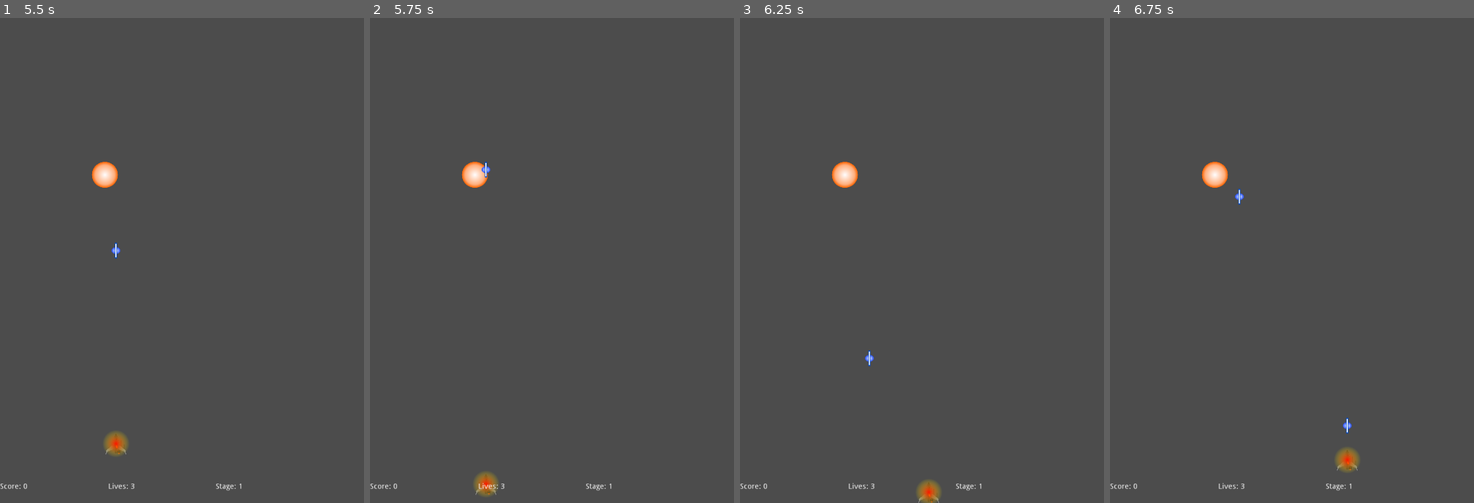
Above: before the commit, frames 1-4 (left to right).
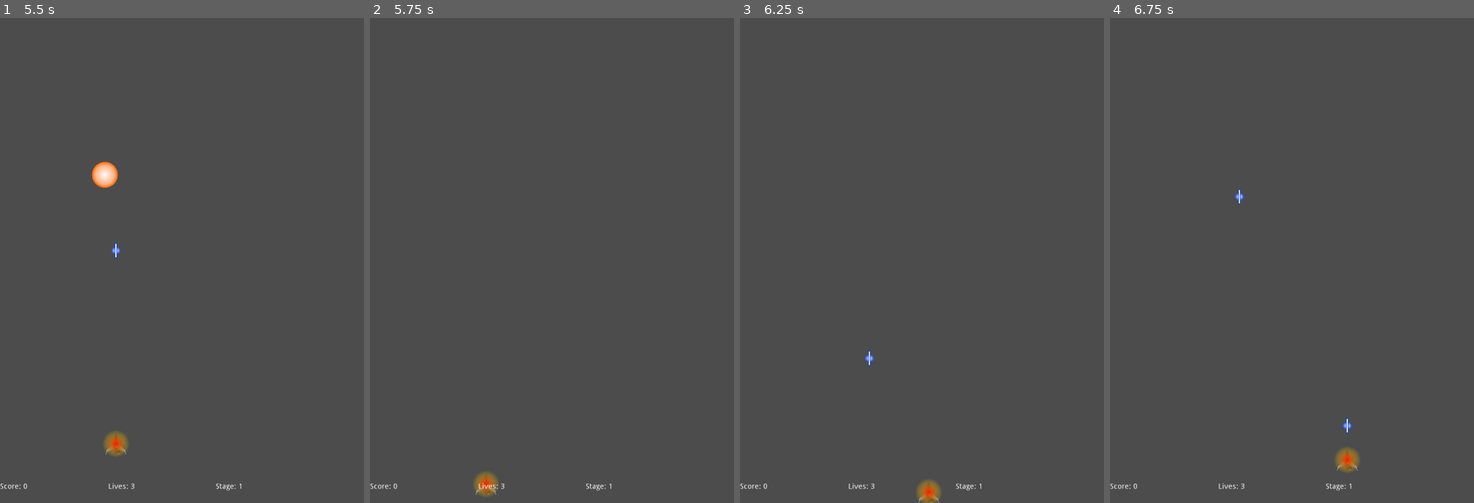
Above: after the commit, the same moments.

Repository: Imacds/ship-project-cs4700
Game: Godot game, scene res://Root.tscn
The game is run twice, just before and just after one commit, with the same random seed, the same clock (stepped at 60 frames per second) and the same inputs.
Inputs:
- Up to frame 1 (5.5 s): hold D (move_right) 0.53-1.28 s; tap Space (shoot) every 0.75 s from 0.6 to 5.1 s; hold S (move_down) 1.28-2.03 s; tap Enter at 2 s; hold D (move_right) 2.03-2.78 s; hold W (move_up) 2.78-3.53 s; hold A (move_left) 3.53-5.03 s; hold S (move_down) from 5.03 s (still down)
- Up to frame 2 (5.75 s): keep holding S (move_down)
- Up to frame 3 (6.25 s): release S (move_down) at 5.78 s; hold D (move_right) from 5.78 s (still down); tap Space (shoot) at 5.85 s
- Up to frame 4 (6.75 s): release D (move_right) at 6.53 s; hold W (move_up) from 6.53 s (still down); tap Space (shoot) at 6.6 s

Frame 1 is identical in both runs. In frame 2, 0.3% of the frame differs, in the area x 25-34%, y 29-35%; in frame 3, 0.3%; in frame 4, 0.3%.

Commit message:
fix: bullets that're instantiated aren't named "Bullet"

Diff:
--- a/MainMenu.tscn
+++ b/MainMenu.tscn
@@ -1,6 +1,6 @@
 [gd_scene load_steps=2 format=2]
 
-[ext_resource path="res://StartDerivedGameButton.gd" type="Script" id=1]
+[ext_resource path="res://scripts/StartDerivedGameButton.gd" type="Script" id=1]
 
 [node name="MainMenu" type="Control"]
 anchor_right = 1.0
--- a/scripts/Enemy.gd
+++ b/scripts/Enemy.gd
@@ -4,7 +4,6 @@
 	pass
 
 func _on_Enemy_area_entered(area):
-	print('enter')
-	if area.get_name() == "Bullet":
+	if  "Bullet" in area.get_name():
 		area.queue_free()
 		queue_free()
